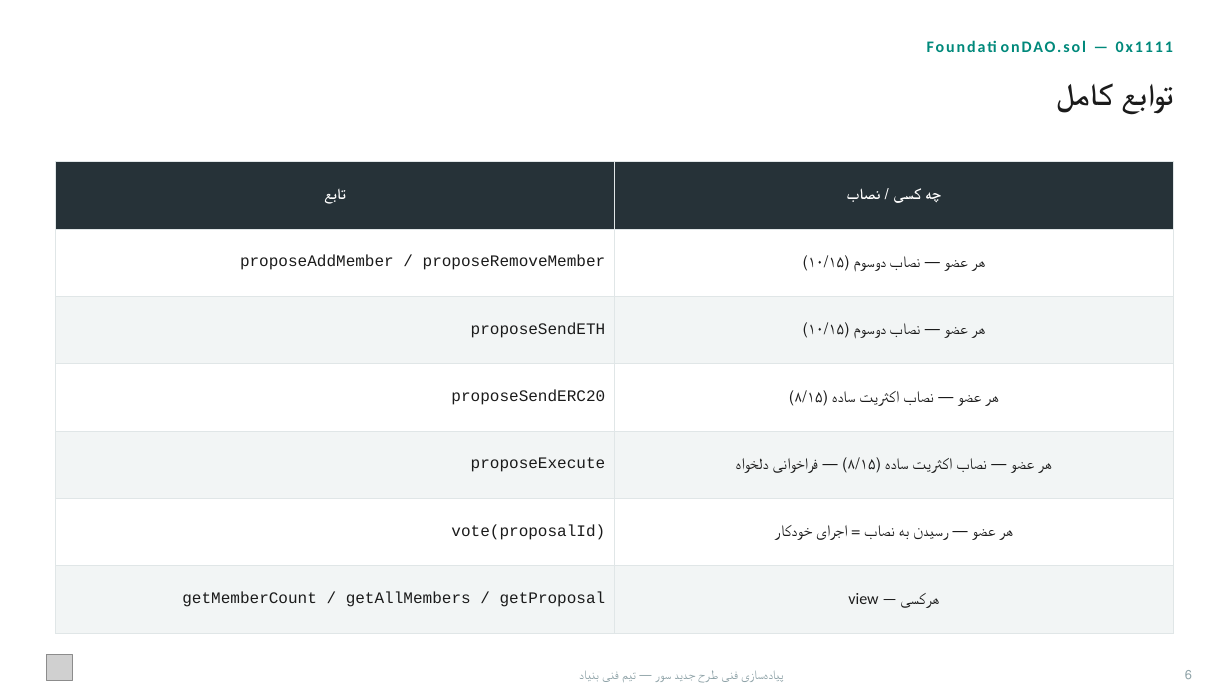
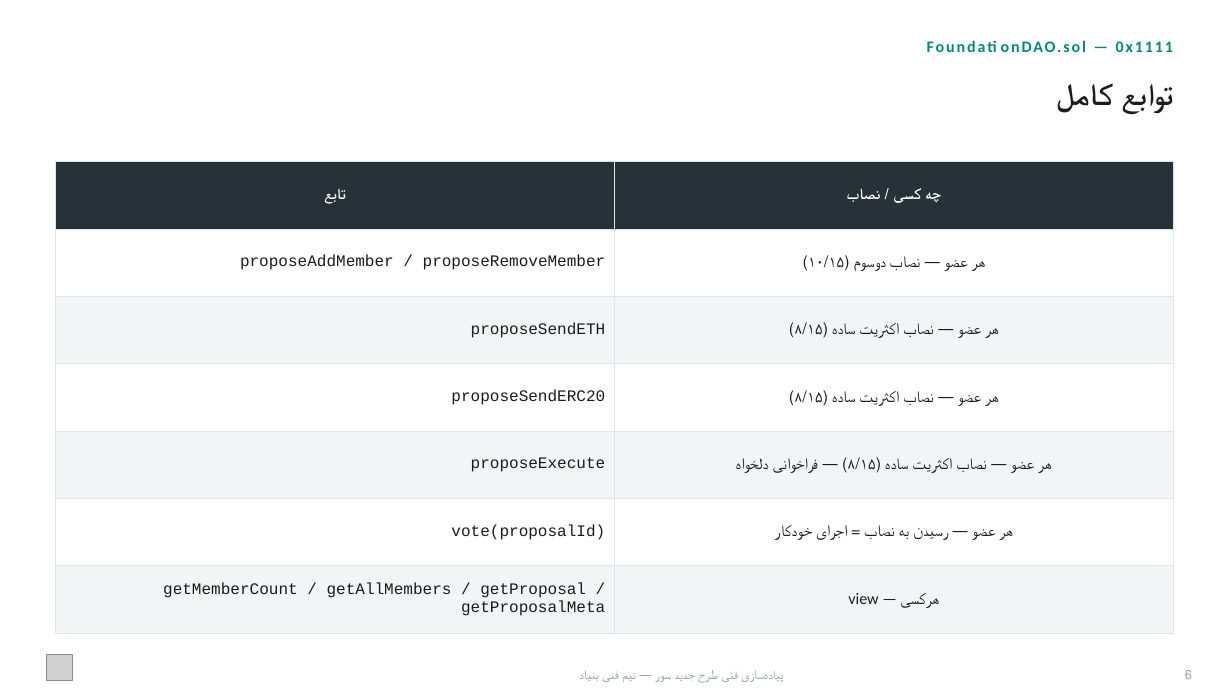
Before and after one commit to Sur-network/sur-new, a slide deck: slide 7 of presentations/Sur - Technical Team Presentation.pptx. Drawn at 1232x693 pixels with LibreOffice and Linux fonts; fonts in the diff are those of the drawing; grey boxes stand for pictures. Boxes give left, top, right and bottom in pixels: in the first picture for what was removed or moved away, otherwise in the second. Text is boxed around its words. In the diff, an @@ line names an element or a change of style, - is before the commit and + after.

```diff
--- a/presentations/Sur - Technical Team Presentation.pptx
+++ b/presentations/Sur - Technical Team Presentation.pptx
@@ table at (x1=55, y1=162, x2=1174, y2=633) @@
-row 3, column 2: هر عضو — نصاب دوسوم (۱۰/۱۵)
+row 3, column 2: هر عضو — نصاب اکثریت ساده (۸/۱۵)
-row 7, column 1: getMemberCount / getAllMembers / getProposal
+row 7, column 1: getMemberCount / getAllMembers / getProposal / getProposalMeta
```
Also in this commit, not shown: 8 other slides changed, 35 other files.
